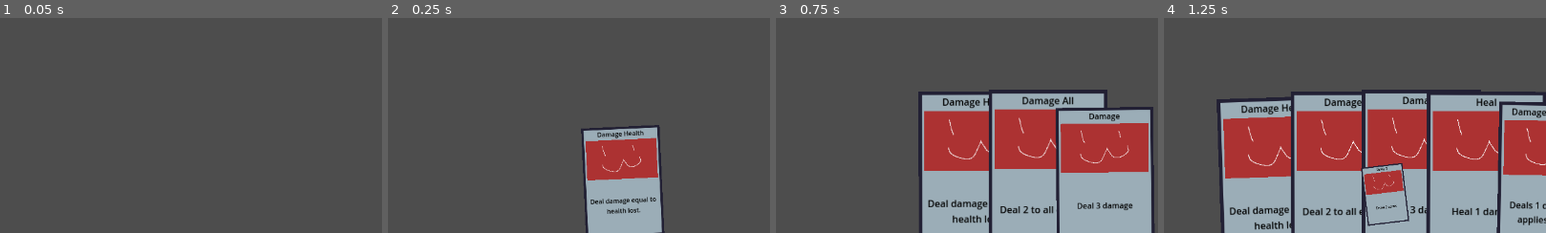
Above: before the commit, frames 1-4 (left to right).
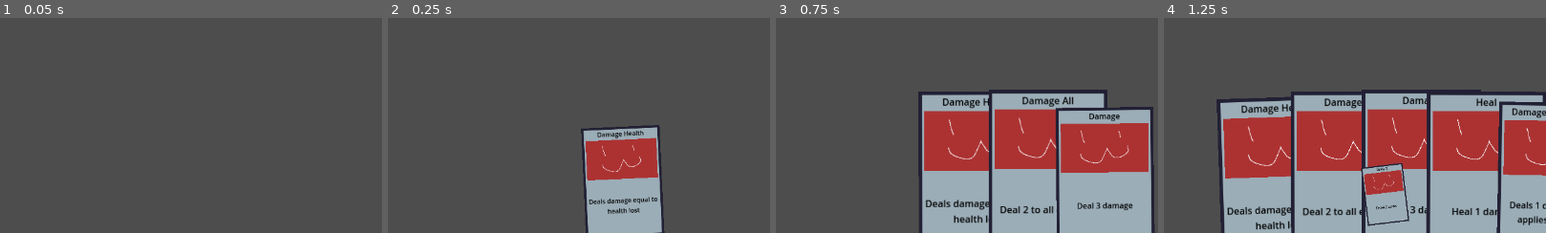
Above: after the commit, the same moments.

Repository: Saplings-Projects/1M_sub
Game: Godot game, scene res://#Scenes/TestingScene.tscn
Two runs of this game, one before a commit and one after it. Both use one fixed random seed, a clock stepped at 60 frames per second and the inputs below.
Inputs (mouse positions are % of the whole screen's width and height, from its top left):
- Up to frame 1 (0.05 s): no input
- Up to frame 2 (0.25 s): no input
- Up to frame 3 (0.75 s): click (46, 86) at 0.52 s
- Up to frame 4 (1.25 s): no input
The pictures show only the part of the screen within x 14-64%, y 50-100%; the shares and areas given below are measured in that part.

Frame 1 is identical in both runs. In frame 2, 0.4% of the frame differs, in the area x 52-71%, y 83-92%; in frame 3, 0.6%, in the area x 39-56%, y 84-96%; in frame 4, 0.6%.

Commit message:
Deleted Card_DamageHealth.gd as this should be handled by an effect on a CardBase
I believe someone made an error earlier by creating this so I'm deleting it

Diff:
--- a/Cards/CardContainer.tscn
+++ b/Cards/CardContainer.tscn
@@ -4,7 +4,6 @@
 [ext_resource type="PackedScene" uid="uid://caxbd2ppk3ans" path="res://Cards/Card.tscn" id="2_ytmtr"]
 [ext_resource type="Resource" uid="uid://dxgoopi1roxu4" path="res://Cards/Resource/Card_Damage.tres" id="3_bi3df"]
 [ext_resource type="Resource" uid="uid://0x385c3nuq8f" path="res://Cards/Resource/Card_DamageAll.tres" id="4_14cb3"]
-[ext_resource type="Resource" uid="uid://5yn4t13kwwoo" path="res://Cards/Resource/Card_DamageHealth.tres" id="5_4n0it"]
 [ext_resource type="Resource" uid="uid://d4lugn62mmlep" path="res://Cards/Resource/Card_DrawCards.tres" id="6_56fxe"]
 [ext_resource type="Resource" uid="uid://d12g33rc6c3u5" path="res://Cards/Resource/Card_Heal.tres" id="7_6wjqi"]
 [ext_resource type="Resource" uid="uid://ctx8jsvac84so" path="res://Cards/Resource/Card_Poison.tres" id="8_gbk7f"]
@@ -16,4 +15,4 @@
 card_scene = ExtResource("2_ytmtr")
 total_hand_width = 500.0
 card_queued_offset = 200.0
-default_deck = Array[Resource("res://Cards/CardBase.gd")]([ExtResource("3_bi3df"), ExtResource("4_14cb3"), ExtResource("5_4n0it"), ExtResource("6_56fxe"), ExtResource("7_6wjqi"), ExtResource("8_gbk7f")])
+default_deck = Array[Resource("res://Cards/CardBase.gd")]([ExtResource("3_bi3df"), ExtResource("4_14cb3"), ExtResource("6_56fxe"), ExtResource("7_6wjqi"), ExtResource("8_gbk7f")])
--- a/Cards/Card_DamageHealth.gd
+++ /dev/null
@@ -1,15 +0,0 @@
-extends CardBase
-class_name Card_DamageHealth
-# Deals damage equal to the amount of health that the caster has lost.
-
-# @Override
-func _deal_damage(caster: Entity, target: Entity) -> void:
-	var health_lost: float = caster.get_health_component().max_health - caster.get_health_component().current_health
-
-	var damage_data: DealDamageData = DealDamageData.new()
-	damage_data.damage = health_lost
-	damage_data.caster = caster
-	damage_data.ignore_caster_status = true
-	damage_data.ignore_target_status = true
-
-	target.get_health_component().deal_damage(damage_data)
--- a/Cards/Resource/Card_DamageHealth.tres
+++ b/Cards/Resource/Card_DamageHealth.tres
@@ -1,21 +1,21 @@
-[gd_resource type="Resource" script_class="Card_DamageHealth" load_steps=6 format=3 uid="uid://5yn4t13kwwoo"]
+[gd_resource type="Resource" script_class="CardBase" load_steps=6 format=3 uid="uid://boodcfdepyk5i"]
 
-[ext_resource type="Script" path="res://Cards/Card_DamageHealth.gd" id="1_ighm7"]
-[ext_resource type="Script" path="res://Cards/Effects/EffectDamageHealth.gd" id="1_tnci4"]
-[ext_resource type="Script" path="res://Cards/Effects/EffectData.gd" id="2_8c1ca"]
+[ext_resource type="Script" path="res://Cards/Effects/EffectDamageHealth.gd" id="1_v8nqe"]
+[ext_resource type="Script" path="res://Cards/Effects/EffectData.gd" id="2_v2ps8"]
+[ext_resource type="Script" path="res://Cards/CardBase.gd" id="3_bkc3b"]
 
-[sub_resource type="Resource" id="Resource_uik3s"]
-script = ExtResource("1_tnci4")
+[sub_resource type="Resource" id="Resource_ssnwy"]
+script = ExtResource("1_v8nqe")
 
-[sub_resource type="Resource" id="Resource_dqy87"]
-script = ExtResource("2_8c1ca")
-effect = SubResource("Resource_uik3s")
+[sub_resource type="Resource" id="Resource_ggt87"]
+script = ExtResource("2_v2ps8")
+effect = SubResource("Resource_ssnwy")
 value = 0
 target_type = 0
 
 [resource]
-script = ExtResource("1_ighm7")
+script = ExtResource("3_bkc3b")
 application_type = 1
 card_title = "Damage Health"
-card_description = "Deal damage equal to health lost."
-card_effects_data = Array[ExtResource("2_8c1ca")]([SubResource("Resource_dqy87")])
+card_description = "Deals damage equal to health lost"
+card_effects_data = Array[ExtResource("2_v2ps8")]([SubResource("Resource_ggt87")])
Not shown: 2 places in #Scenes/TestingScene.tscn that only renumber resources
